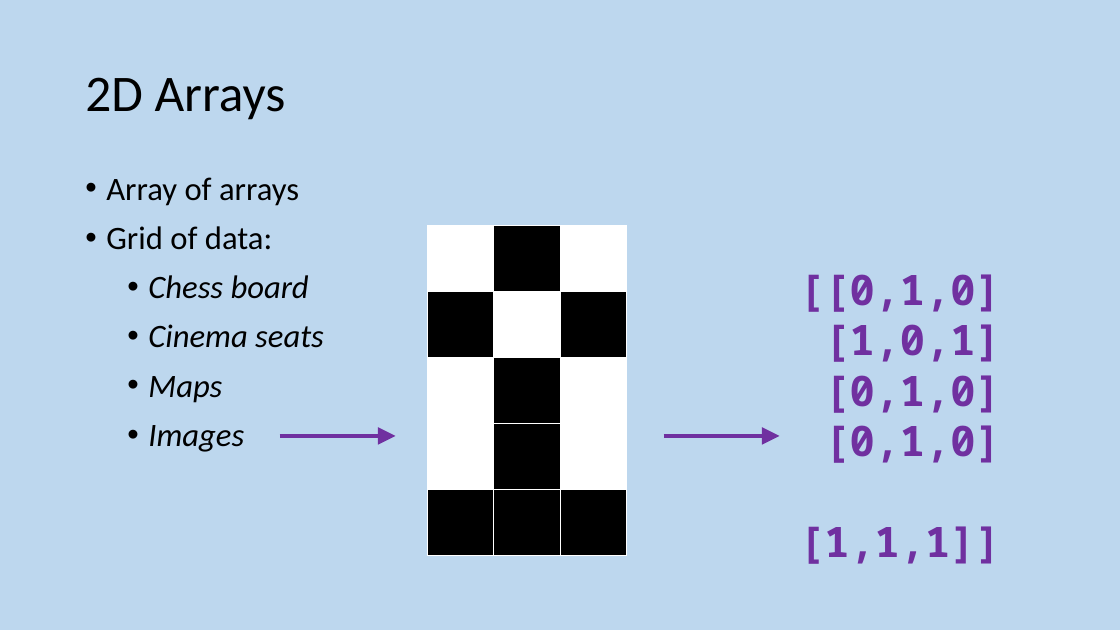
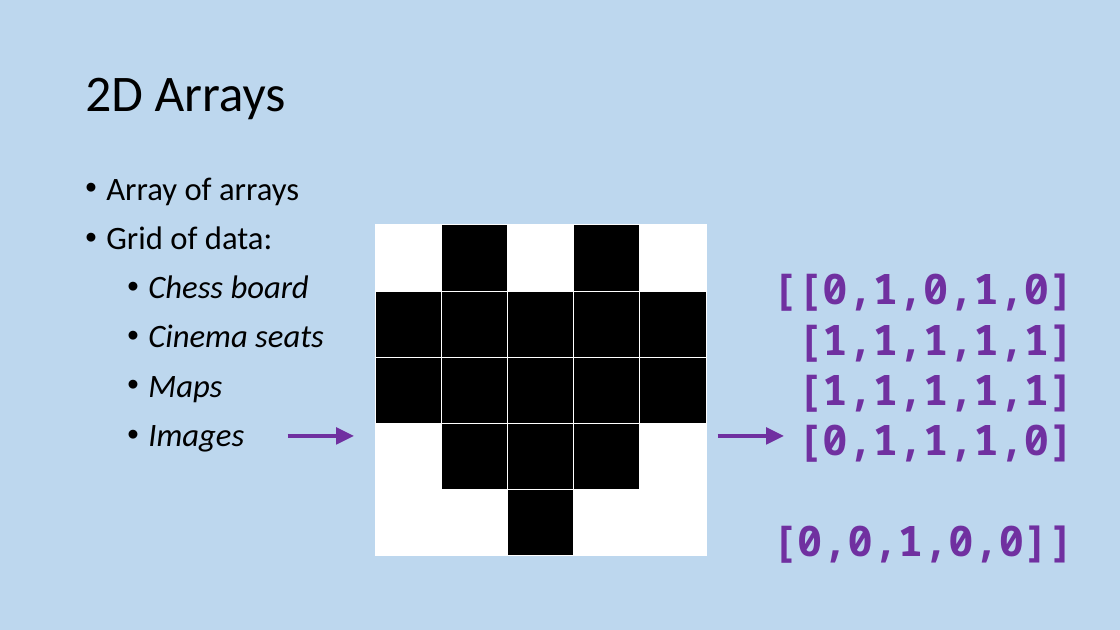
Before and after one commit to MrFriendCS/MrFriendCS.github.io, a slide deck: slide 34 of ah-cs/sdd/AH CS SDD Slides.pptx (slide 30 before the commit). Drawn at 1120x630 pixels with LibreOffice and Linux fonts; fonts in the diff are those of the drawing. Boxes give left, top, right and bottom in pixels: in the first picture for what was removed or moved away, otherwise in the second. Text is boxed around its words. In the diff, an @@ line names an element or a change of style, - is before the commit and + after.

```diff
--- a/ah-cs/sdd/AH CS SDD Slides.pptx
+++ b/ah-cs/sdd/AH CS SDD Slides.pptx
@@ table at (376,225,707,556) @@
+column 4:  |  |  |  | 
+column 5:  |  |  |  | 
@@ table: place and size @@
-table at (428,225,627,556)
+table at (376,225,707,556)
@@ text at (772,273,1074,563): text changed @@
-[[0,1,0]
-[1,0,1]
-[0,1,0]
-[0,1,0]
-[1,1,1]]
+[[0,1,0,1,0]
+[1,1,1,1,1]
+[1,1,1,1,1]
+[0,1,1,1,0]
+[0,0,1,0,0]]
@@ arrow moved from (280, 436) - (396, 436) to (287, 436) - (354, 436) @@
@@ arrow moved from (664, 436) - (780, 436) to (718, 436) - (784, 436) @@
```
Also in this commit, not shown: 4 slides added, 5 other files.
